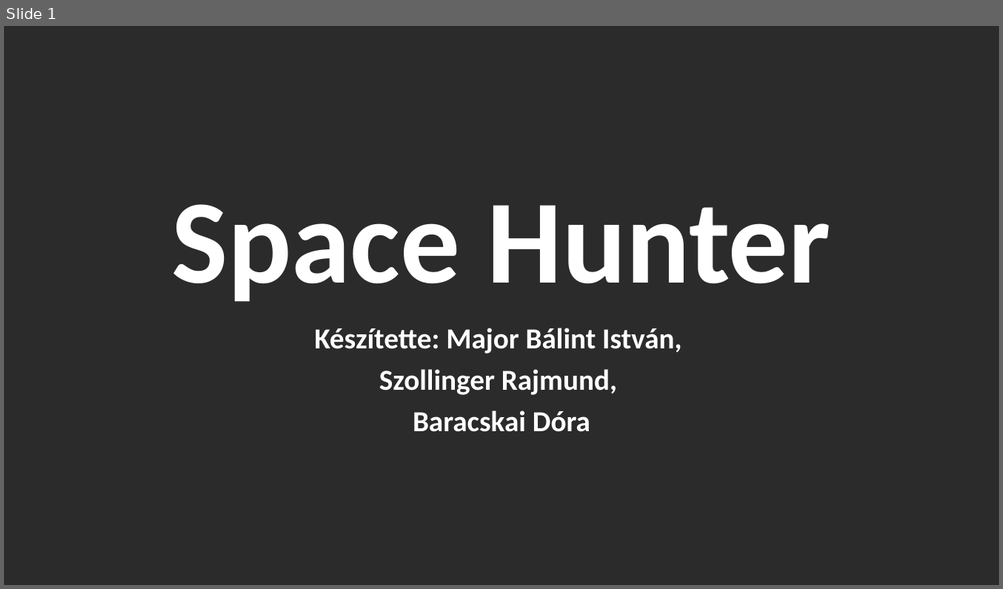
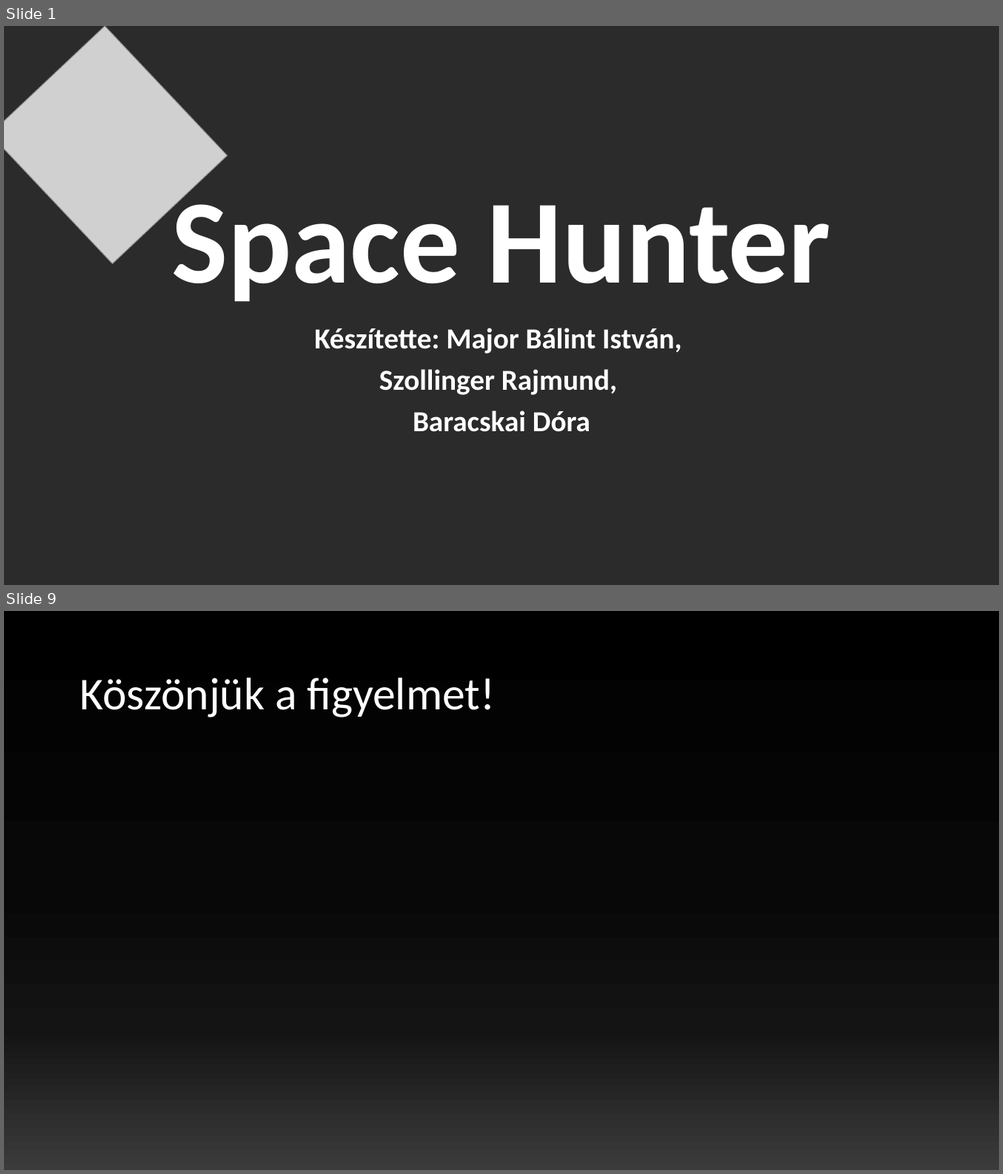
Before and after one commit to szollingerrajmund/SpaceHunter, a slide deck: PPT/Space Hunter.pptx. Shown one above the other, each under a label of ours: slide 1 before the commit, slides 1 and 9 after it; the slides between them are not shown. The pictures are 1003x589 and 1003x1174 pixels, drawn with LibreOffice and Linux fonts; fonts in the diff are those of the drawing; grey boxes stand for pictures; background and template pictures are left out; a plain dark background stands for a picture behind light text. Boxes give left, top, right and bottom in pixels: in the first picture for what was removed or moved away, otherwise in the second. Text is boxed around its words. In the diff, an @@ line names an element or a change of style, - is before the commit and + after.

```diff
--- a/PPT/Space Hunter.pptx
+++ b/PPT/Space Hunter.pptx
@@ slide 9 added at (x1=4, y1=611, x2=999, y2=1170), background gradient #000000 to #080808 to #141414 to #3B3B3B @@
@@ title added at (x1=79, y1=678, x2=495, y2=718), 44 pt, text #FFFFFF @@
+Köszönjük a figyelmet!
@@ slide 1 changed as well @@
@@ picture added at (x1=4, y1=26, x2=227, y2=264) @@
```
Also in this commit, not shown: 7 other slides added, 1 slide removed, 2 other files.
